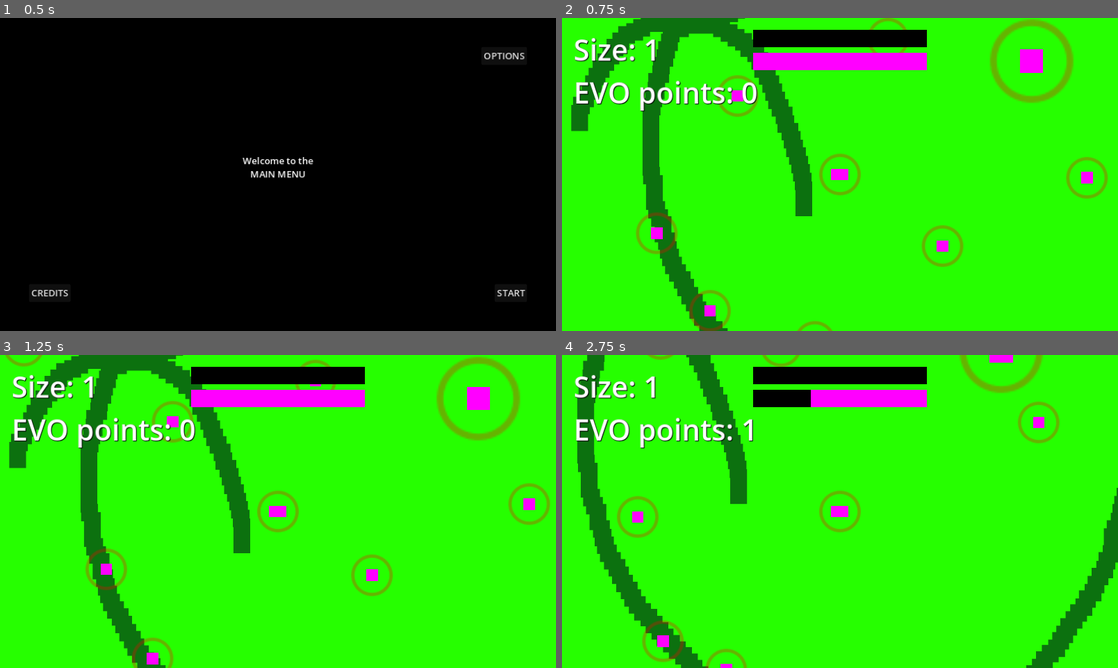
Above: before the commit, frames 1-4 (two rows, left to right).
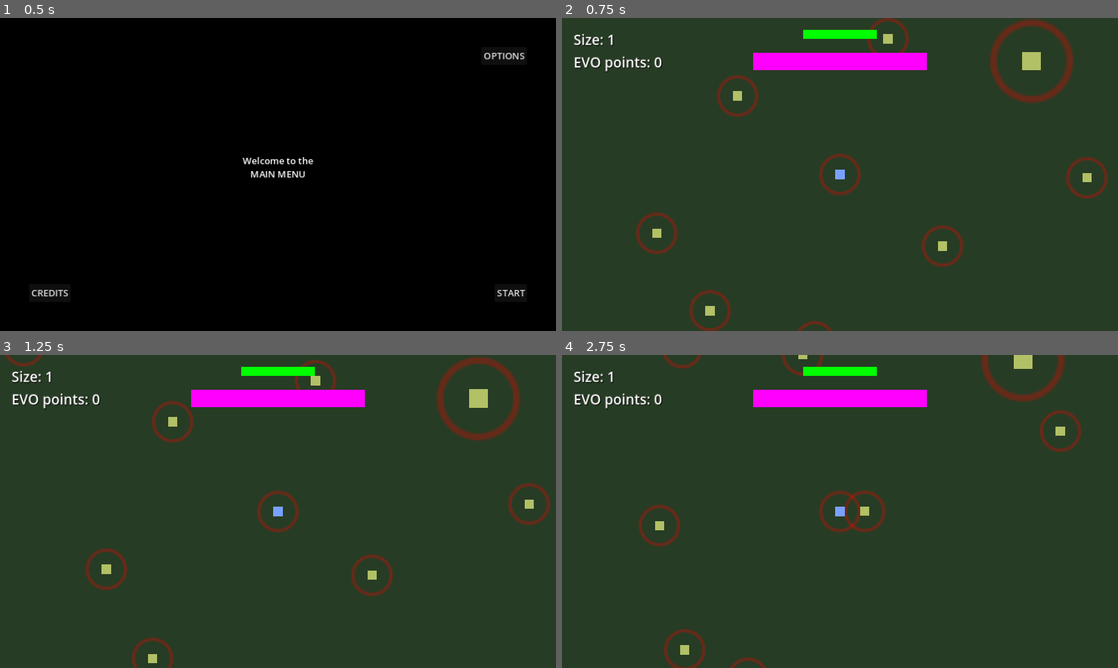
Above: after the commit, the same moments.

Repository: Enneagon/GodotGameJam2024
Game: Godot game, scene res://Scenes/main_menu.tscn
Two runs of this game, one before a commit and one after it. Both use one fixed random seed, a clock stepped at 60 frames per second and the inputs below.
Inputs:
- Up to frame 1 (0.5 s): no input
- Up to frame 2 (0.75 s): click "START" at 0.5 s
- Up to frame 3 (1.25 s): no input
- Up to frame 4 (2.75 s): hold D (move_right) 1.28-2.03 s; hold Down (move_down) from 2.03 s (still down)

Frame 1 is identical in both runs. In frame 2, 98% of the frame differs, in the area x 0-100%, y 0-100%; in frame 3, 98%; in frame 4, 99%.

Commit message:
changed the background, hp bars, and colour of dinos. When dinos die they spawn food that fly off in different directions. Added a size enum that currently only determines how much food is spawned when a dino dies

Diff:
--- a/Scenes/enemy.tscn
+++ b/Scenes/enemy.tscn
@@ -1,24 +1,17 @@
-[gd_scene load_steps=9 format=3 uid="uid://plj4leebtrr4"]
+[gd_scene load_steps=8 format=3 uid="uid://plj4leebtrr4"]
 
 [ext_resource type="Script" path="res://Scripts/enemy.gd" id="1_bmmd3"]
 [ext_resource type="Texture2D" uid="uid://c1ruuyvcbm5d4" path="res://Assets/Visuals/PlaceholderCircle.png" id="2_0sp0g"]
+[ext_resource type="Texture2D" uid="uid://bifpovg0ndocs" path="res://Assets/Visuals/Square.png" id="2_0syae"]
+[ext_resource type="Texture2D" uid="uid://cgmmkhhkiye10" path="res://Assets/Visuals/SmallProgressBar.png" id="3_4p6eq"]
 
 [sub_resource type="CircleShape2D" id="CircleShape2D_5kwfq"]
 radius = 9.21954
-
-[sub_resource type="PlaceholderTexture2D" id="PlaceholderTexture2D_345lf"]
-size = Vector2(20, 20)
 
 [sub_resource type="RectangleShape2D" id="RectangleShape2D_4iber"]
 
 [sub_resource type="CircleShape2D" id="CircleShape2D_2hirq"]
 radius = 35.0
-
-[sub_resource type="PlaceholderTexture2D" id="PlaceholderTexture2D_50y6g"]
-size = Vector2(20, 5)
-
-[sub_resource type="PlaceholderTexture2D" id="PlaceholderTexture2D_5pakb"]
-size = Vector2(20, 5)
 
 [node name="Enemy" type="CharacterBody2D" groups=["Enemy"]]
 script = ExtResource("1_bmmd3")
@@ -27,7 +20,8 @@
 shape = SubResource("CircleShape2D_5kwfq")
 
 [node name="Sprite2D" type="Sprite2D" parent="."]
-texture = SubResource("PlaceholderTexture2D_345lf")
+modulate = Color(0.69846, 0.753906, 0.401643, 1)
+texture = ExtResource("2_0syae")
 
 [node name="Hitbox" type="Area2D" parent="."]
 
@@ -55,16 +49,18 @@
 autostart = true
 
 [node name="HPBar" type="TextureProgressBar" parent="."]
-offset_left = -10.0
-offset_top = -20.0
-offset_right = 10.0
-offset_bottom = -15.0
+offset_left = -8.0
+offset_top = -18.0
+offset_right = 8.0
+offset_bottom = -16.0
 max_value = 3.0
 step = 0.1
 value = 3.0
-texture_under = SubResource("PlaceholderTexture2D_50y6g")
-texture_progress = SubResource("PlaceholderTexture2D_5pakb")
-tint_under = Color(1, 0, 0, 1)
+texture_under = ExtResource("3_4p6eq")
+texture_over = ExtResource("3_4p6eq")
+texture_progress = ExtResource("3_4p6eq")
+tint_under = Color(0.159126, 1.25591e-07, 3.00817e-08, 1)
+tint_over = Color(0.556863, 0.937255, 0.592157, 1)
 tint_progress = Color(0, 1, 0, 1)
 
 [connection signal="body_entered" from="Hurtbox" to="." method="_on_hurtbox_body_entered"]
--- /dev/null
+++ b/Scenes/food.tscn
@@ -0,0 +1,28 @@
+[gd_scene load_steps=4 format=3 uid="uid://icutjdbxxe2a"]
+
+[ext_resource type="Texture2D" uid="uid://bifpovg0ndocs" path="res://Assets/Visuals/Square.png" id="1_qbdx8"]
+[ext_resource type="Script" path="res://Scripts/food.gd" id="1_y4gy7"]
+
+[sub_resource type="CircleShape2D" id="CircleShape2D_g6rkf"]
+radius = 9.0
+
+[node name="Food" type="Node2D"]
+script = ExtResource("1_y4gy7")
+
+[node name="Sprite2D" type="Sprite2D" parent="."]
+modulate = Color(0.269531, 0.0769765, 0.0951031, 1)
+position = Vector2(-2.38419e-07, 2.38419e-07)
+scale = Vector2(0.625, 0.625)
+texture = ExtResource("1_qbdx8")
+
+[node name="Area2D" type="Area2D" parent="."]
+
+[node name="CollisionShape2D" type="CollisionShape2D" parent="Area2D"]
+shape = SubResource("CircleShape2D_g6rkf")
+
+[node name="Timer" type="Timer" parent="."]
+wait_time = 0.5
+autostart = true
+
+[connection signal="body_entered" from="Area2D" to="." method="_on_area_2d_body_entered"]
+[connection signal="timeout" from="Timer" to="." method="_on_timer_timeout"]
--- a/Scenes/game.tscn
+++ b/Scenes/game.tscn
@@ -1,8 +1,8 @@
 [gd_scene load_steps=8 format=3 uid="uid://bxw7a3fris1fd"]
 
 [ext_resource type="Script" path="res://Scripts/game.gd" id="1_q7jfv"]
-[ext_resource type="Texture2D" uid="uid://bjr15ytfrpj4o" path="res://Assets/Visuals/PlaceholderBackground.png" id="1_svl08"]
 [ext_resource type="PackedScene" uid="uid://d12deejt4i0m5" path="res://Scenes/player.tscn" id="2_2ia3h"]
+[ext_resource type="Texture2D" uid="uid://b6tycf78aesam" path="res://Assets/Visuals/PlaceHolderBackground2.png" id="2_tejnb"]
 [ext_resource type="PackedScene" uid="uid://plj4leebtrr4" path="res://Scenes/enemy.tscn" id="4_oissx"]
 [ext_resource type="PackedScene" uid="uid://c0605gi3euibn" path="res://Scenes/gameplay_interface.tscn" id="5_8u87p"]
 [ext_resource type="PackedScene" uid="uid://dir3d31nhl0vi" path="res://Scenes/test_enemy.tscn" id="6_lr2v2"]
@@ -38,38 +38,40 @@
 one_way_collision = true
 
 [node name="PlaceholderBackground" type="Sprite2D" parent="World"]
-texture = ExtResource("1_svl08")
+texture = ExtResource("2_tejnb")
 
 [node name="Player" parent="." instance=ExtResource("2_2ia3h")]
 
-[node name="Enemy" parent="." instance=ExtResource("4_oissx")]
+[node name="Enemies" type="Node" parent="."]
+
+[node name="Enemy" parent="Enemies" instance=ExtResource("4_oissx")]
 position = Vector2(182, 128)
 
-[node name="Enemy3" parent="." instance=ExtResource("4_oissx")]
+[node name="Enemy3" parent="Enemies" instance=ExtResource("4_oissx")]
 position = Vector2(-323, 102)
 
-[node name="Enemy4" parent="." instance=ExtResource("4_oissx")]
+[node name="Enemy4" parent="Enemies" instance=ExtResource("4_oissx")]
 position = Vector2(-227, 229)
 
-[node name="Enemy5" parent="." instance=ExtResource("4_oissx")]
+[node name="Enemy5" parent="Enemies" instance=ExtResource("4_oissx")]
 position = Vector2(-40, 283)
 
-[node name="Enemy6" parent="." instance=ExtResource("4_oissx")]
+[node name="Enemy6" parent="Enemies" instance=ExtResource("4_oissx")]
 position = Vector2(-175, -129)
 
-[node name="Enemy7" parent="." instance=ExtResource("4_oissx")]
+[node name="Enemy7" parent="Enemies" instance=ExtResource("4_oissx")]
 position = Vector2(-445, -312)
 
-[node name="Enemy8" parent="." instance=ExtResource("4_oissx")]
+[node name="Enemy8" parent="Enemies" instance=ExtResource("4_oissx")]
 position = Vector2(86, -471)
 
-[node name="Enemy9" parent="." instance=ExtResource("4_oissx")]
+[node name="Enemy9" parent="Enemies" instance=ExtResource("4_oissx")]
 position = Vector2(89, -237)
 
-[node name="Enemy10" parent="." instance=ExtResource("4_oissx")]
+[node name="Enemy10" parent="Enemies" instance=ExtResource("4_oissx")]
 position = Vector2(424, 12)
 
-[node name="Enemy2" parent="." instance=ExtResource("6_lr2v2")]
+[node name="Enemy2" parent="Enemies" instance=ExtResource("6_lr2v2")]
 position = Vector2(326, -196)
 
 [node name="CanvasLayer" type="CanvasLayer" parent="."]
--- a/Scenes/gameplay_interface.tscn
+++ b/Scenes/gameplay_interface.tscn
@@ -1,6 +1,7 @@
-[gd_scene load_steps=4 format=3 uid="uid://c0605gi3euibn"]
+[gd_scene load_steps=5 format=3 uid="uid://c0605gi3euibn"]
 
 [ext_resource type="Script" path="res://Scripts/gameplay_interface.gd" id="1_mai71"]
+[ext_resource type="Texture2D" uid="uid://ct5w5orw622j6" path="res://Assets/Visuals/ProgressBar.png" id="2_alxet"]
 
 [sub_resource type="PlaceholderTexture2D" id="PlaceholderTexture2D_5f3kb"]
 size = Vector2(300, 30)
@@ -23,17 +24,19 @@
 anchors_preset = 5
 anchor_left = 0.5
 anchor_right = 0.5
-offset_left = -150.0
+offset_left = -64.0
 offset_top = 20.0
-offset_right = 150.0
-offset_bottom = 50.0
+offset_right = 64.0
+offset_bottom = 36.0
 grow_horizontal = 2
 max_value = 3.0
 step = 0.1
 value = 3.0
-texture_under = SubResource("PlaceholderTexture2D_5f3kb")
-texture_progress = SubResource("PlaceholderTexture2D_qf3v1")
+texture_under = ExtResource("2_alxet")
+texture_over = ExtResource("2_alxet")
+texture_progress = ExtResource("2_alxet")
 tint_under = Color(1, 0, 0, 1)
+tint_over = Color(0, 1, 0, 1)
 tint_progress = Color(0, 1, 0, 1)
 
 [node name="HungerBar" type="TextureProgressBar" parent="."]
@@ -62,13 +65,13 @@
 [node name="SizeLabel" type="Label" parent="VBoxContainer"]
 layout_mode = 2
 theme_override_colors/font_shadow_color = Color(0, 0, 0, 1)
-theme_override_font_sizes/font_size = 50
+theme_override_font_sizes/font_size = 24
 text = "Size: 1"
 
 [node name="EVOLabel" type="Label" parent="VBoxContainer"]
 layout_mode = 2
 theme_override_colors/font_shadow_color = Color(0, 0, 0, 1)
-theme_override_font_sizes/font_size = 50
+theme_override_font_sizes/font_size = 24
 text = "EVO points: 0"
 
 [node name="SizeUpPopup" type="Control" parent="."]
--- a/Scenes/player.tscn
+++ b/Scenes/player.tscn
@@ -3,6 +3,7 @@
 [ext_resource type="Script" path="res://Scripts/player.gd" id="1_lc6kt"]
 [ext_resource type="Texture2D" uid="uid://c1ruuyvcbm5d4" path="res://Assets/Visuals/PlaceholderCircle.png" id="1_lp31m"]
 [ext_resource type="AudioStream" uid="uid://y4sv1f2mmakf" path="res://Assets/Audio/placeholder_munch.mp3" id="3_82bai"]
+[ext_resource type="Texture2D" uid="uid://bifpovg0ndocs" path="res://Assets/Visuals/Square.png" id="3_g0acj"]
 
 [sub_resource type="RectangleShape2D" id="RectangleShape2D_furta"]
 size = Vector2(30, 20)
@@ -12,9 +13,6 @@
 
 [sub_resource type="CircleShape2D" id="CircleShape2D_bpg48"]
 radius = 35.0
-
-[sub_resource type="PlaceholderTexture2D" id="PlaceholderTexture2D_ejb8n"]
-size = Vector2(30, 20)
 
 [node name="Player" type="CharacterBody2D" groups=["Player"]]
 script = ExtResource("1_lc6kt")
@@ -38,7 +36,9 @@
 texture = ExtResource("1_lp31m")
 
 [node name="Sprite2D" type="Sprite2D" parent="."]
-texture = SubResource("PlaceholderTexture2D_ejb8n")
+modulate = Color(0.474468, 0.632239, 1, 1)
+z_index = 5
+texture = ExtResource("3_g0acj")
 
 [node name="Camera2D" type="Camera2D" parent="."]
 limit_left = -1440
--- a/Scripts/GlobalVars.gd
+++ b/Scripts/GlobalVars.gd
@@ -2,7 +2,7 @@
 
 #Player Variables
 var playerSize = 1
-var playerSpeed = 150.0
+var playerSpeed = 100.0
 var playerStrength = 1.0
 var playerAttackRange = 1.0
 var playerAttackSpeed = 1.0
@@ -14,7 +14,7 @@
 var killedBy = "Nothing"
 
 #Continue Variables: These are saved when a player clears a level, and restored when pressing Continue.
-var playerSpeedContinue = 150.0
+var playerSpeedContinue = 100.0
 var playerStrengthContinue = 1.0
 var playerAttackRangeContinue = 1.0
 var playerAttackSpeedContinue = 1.0
@@ -23,7 +23,7 @@
 var hungerPointsMaxContinue = 5
 
 #Reset Variables: These are the original variables, which the active variables are reset to at the game start.
-var playerSpeedReset = 150.0
+var playerSpeedReset = 100.0
 var playerStrengthReset = 1.0
 var playerAttackRangeReset = 1.0
 var playerAttackSpeedReset = 1.0
--- a/Scripts/enemy.gd
+++ b/Scripts/enemy.gd
@@ -12,6 +12,20 @@
 @export var enemyAttackSpeed = 1.0
 @export var enemyRangeMultipler = 1.0
 var randomDir = Vector2.ZERO
+
+
+
+enum size
+{
+	SMALL,
+	MEDIUM,
+	LARGE,
+	GARGANTUAN
+}
+
+const FOOD = preload("res://Scenes/food.tscn")
+
+var dinoSize = size.SMALL
 
 func _ready():
 	enemyHP = enemyHPMax
@@ -36,6 +50,8 @@
 	randomDir = randomDir.normalized()
 	velocity = randomDir * enemySpeed
 
+func eat_food():
+	print("ate food")
 
 func takeDamage(damage, source):
 	enemyHP -= damage
@@ -46,9 +62,32 @@
 
 func die(source):
 	# Notify killer script that this enemy has been killed
+	instantiate_food()
 	source.enemy_killed(self)
 	queue_free()
 
+func instantiate_food():
+	var numFood = 1
+	if(dinoSize == size.SMALL):
+		numFood = 2
+	elif(dinoSize == size.MEDIUM):
+		numFood = 4
+	elif(dinoSize == size.LARGE):
+		numFood = 8
+	elif(dinoSize == size.GARGANTUAN):
+		numFood = 15
+
+	for i in range(numFood):
+		var food = FOOD.instantiate()
+		food.position = position
+		get_tree().root.add_child(food)
+
+		# Set the food's velocity to make it fly off in a direction.
+		var angle = i * 2 * PI / numFood  # Divide the circle into equal parts.
+		var random_angle = randf_range(-PI/8, PI/8)  # Add a random angle between -22.5 and 22.5 degrees.
+		angle += random_angle
+		var direction = Vector2(cos(angle), sin(angle))  # Calculate the direction vector.
+		food.velocity = direction * 20  # Set the velocity. The food will move 2 units per second.
 
 func enemy_killed(enemy):
 	#Heal by nomming monsters!
--- /dev/null
+++ b/Scripts/food.gd
@@ -0,0 +1,20 @@
+extends Node2D
+
+var velocity = Vector2()
+
+var deceleration = 10  # The amount of velocity to subtract in each frame.
+
+var isReadyToBeEaten = false
+
+func _physics_process(delta):
+	velocity = velocity.move_toward(Vector2.ZERO, deceleration * delta)
+	position += velocity * delta
+
+func _on_area_2d_body_entered(body):
+	if body.is_in_group("Enemy") || body.is_in_group("Player") && isReadyToBeEaten:
+		body.eat_food()
+		queue_free()
+
+
+func _on_timer_timeout():
+	isReadyToBeEaten = true
--- a/Scripts/player.gd
+++ b/Scripts/player.gd
@@ -4,6 +4,15 @@
 # If two enemies are in the Bite hurtbox, whenever the timer runs down it will attack only the first enemy.
 # It also keeps track of enemies inside the hurtbox, instead of enemies having to exit and then enter the hurtbox again to be recognized.
 var enemiesWithinRange = []
+var playerSize = size.SMALL
+
+enum size
+{
+	SMALL,
+	MEDIUM,
+	LARGE,
+	GARGANTUAN
+}
 
 signal sizeUpPopup
 
@@ -30,7 +39,6 @@
 	if body.is_in_group("Enemy"):
 		enemiesWithinRange.append(body)
 
-
 func _on_hurtbox_body_exited(body):
 	remove_enemy_from_enemies_within_range(body)
 
@@ -45,18 +53,24 @@
 
 func enemy_killed(enemy):
 	#Enemy Size is currently used as a measure of value, but this can be configured for each dino.
-	GlobalVars.evoPoints += enemy.enemySize
-	if GlobalVars.playerSize < 3:
-		GlobalVars.hungerPoints += enemy.enemySize
+
+	# Old size mechanics
+	#GlobalVars.evoPoints += enemy.enemySize
+	#if GlobalVars.playerSize < 3:
+	#	GlobalVars.hungerPoints += enemy.enemySize
+
 	#Heal by nomming monsters!
 	GlobalVars.playerHP += enemy.enemySize
 	if GlobalVars.playerHP > GlobalVars.playerHPMax:
 		GlobalVars.playerHP = GlobalVars.playerHPMax
 	# Enemy has been killed so remove it from enemies within range
 	remove_enemy_from_enemies_within_range(enemy)
-	if GlobalVars.hungerPoints >= GlobalVars.hungerPointsMax:
-		sizeUp()
 
+	#if GlobalVars.hungerPoints >= GlobalVars.hungerPointsMax:
+	#	sizeUp()
+
+func eat_food():
+	print("ate food")
 
 func takeDamage(damage, enemy):
 	GlobalVars.playerHP -= damage
@@ -67,6 +81,8 @@
 	GlobalVars.killedBy = enemy.enemyName
 	get_tree().change_scene_to_file("res://Scenes/death_screen.tscn")
 
+func is_bigger_than(other):
+	return playerSize > other.dinoSize
 
 func sizeUp():
 	GlobalVars.playerSize += 1
Binary file added: Assets/Visuals/ProgressBar.png
Not shown, added: Assets/Visuals/ProgressBar.png.import
Binary file added: Assets/Visuals/SmallProgressBar.png
Not shown, added: Assets/Visuals/SmallProgressBar.png.import
Binary file added: Assets/Visuals/Square.png
Not shown, added: Assets/Visuals/Square.png.import
